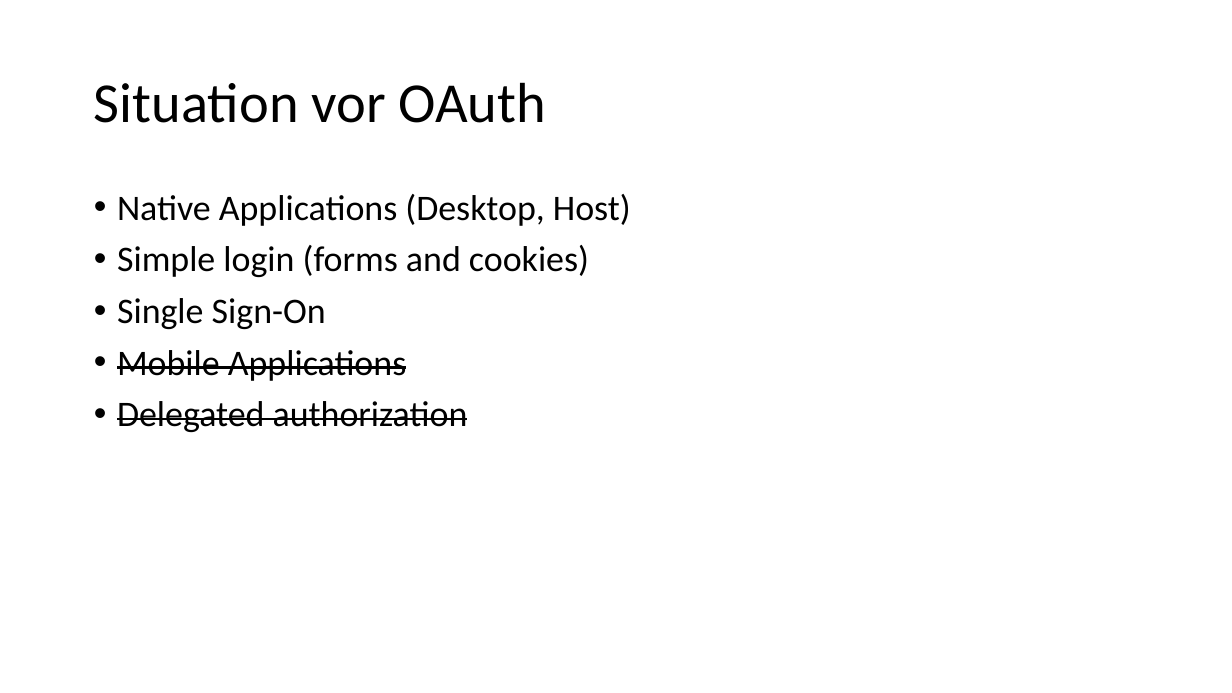
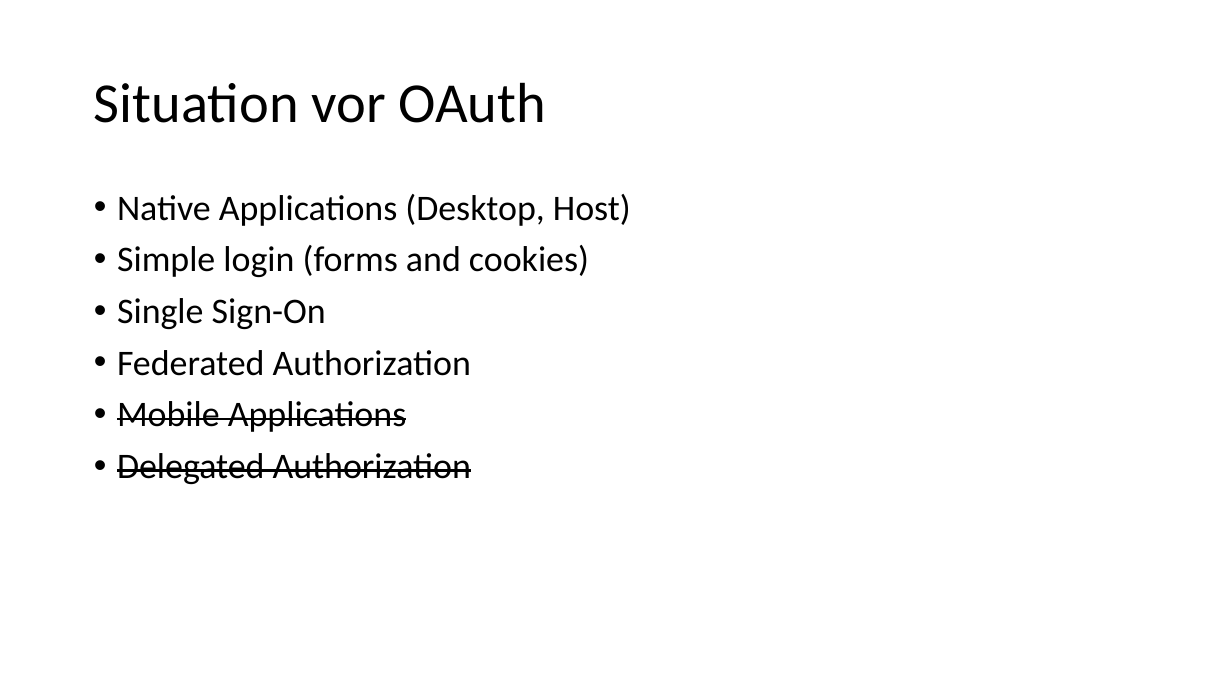
Before and after one commit to danielwagn3r/openid-workshop, a slide deck: slide 4 of OpenID Connect & OAuth.pptx. Drawn at 1232x693 pixels with LibreOffice and Linux fonts; fonts in the diff are those of the drawing. Boxes give left, top, right and bottom in pixels: in the first picture for what was removed or moved away, otherwise in the second. Text is boxed around its words. In the diff, an @@ line names an element or a change of style, - is before the commit and + after.

```diff
--- a/OpenID Connect & OAuth.pptx
+++ b/OpenID Connect & OAuth.pptx
@@ text at <box>117,350,471,376</box>: paragraph added @@
+• Federated Authorization
@@ text at <box>117,453,471,484</box>: text changed @@
-• Delegated authorization
+• Delegated Authorization
```
Also in this commit, not shown: 15 other slides changed, 1 slide added, 1 slide removed.
